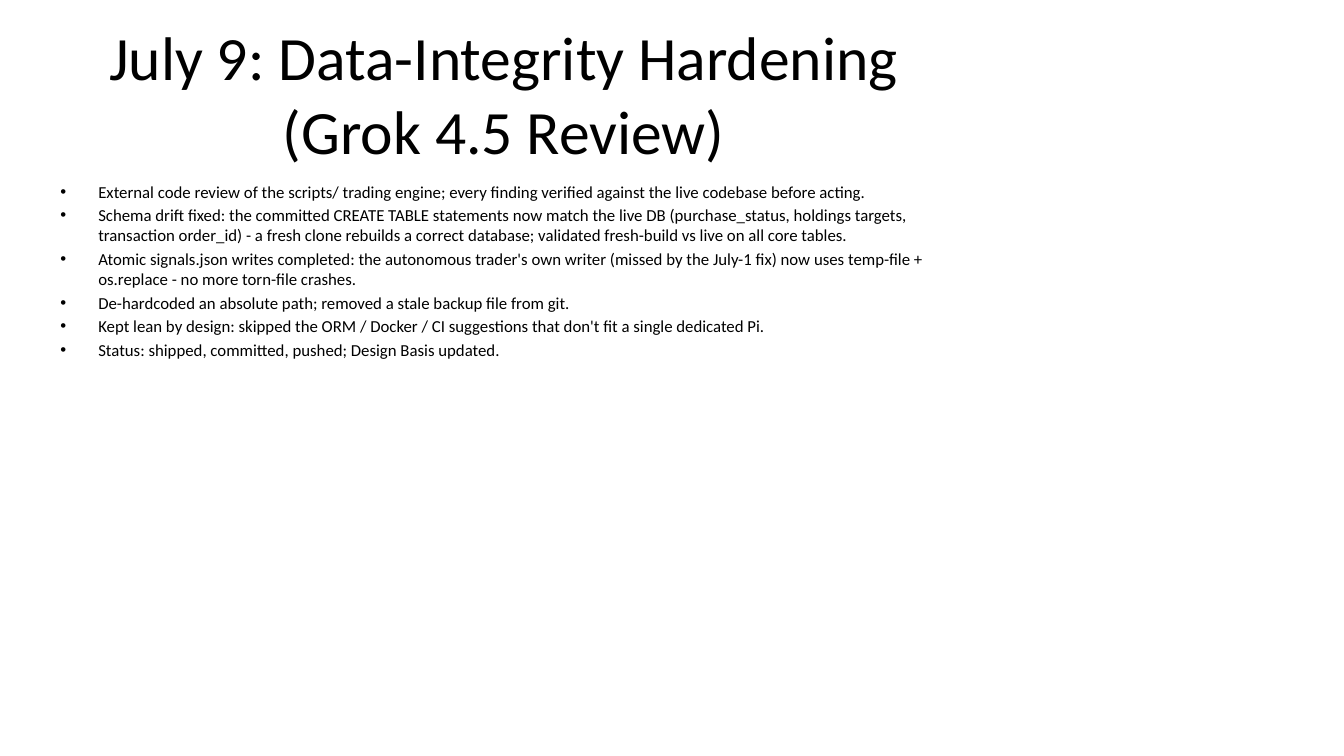
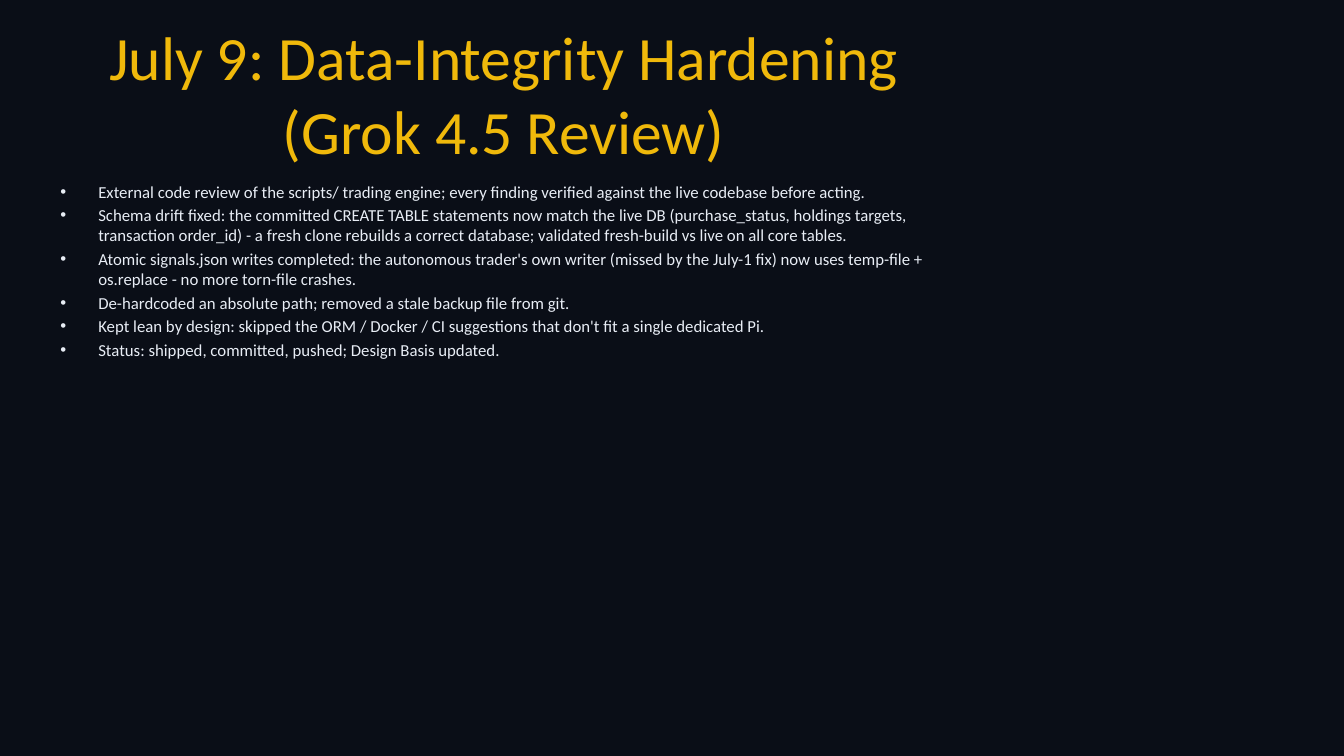
Before and after one commit to cbiggs1-tech/bigclaw-codebase, a slide deck: slide 15 of BigClaw_ShowAndTell.pptx. Drawn at 1344x756 pixels with LibreOffice and Linux fonts; fonts in the diff are those of the drawing. Boxes give left, top, right and bottom in pixels: in the first picture for what was removed or moved away, otherwise in the second. Text is boxed around its words. In the diff, an @@ line names an element or a change of style, - is before the commit and + after.

```diff
--- a/BigClaw_ShowAndTell.pptx
+++ b/BigClaw_ShowAndTell.pptx
@@ background #FFFFFF to #0A0E17 @@
@@ title "July 9: Data-Integrity Hardening (Grok ..." at (x1=109, y1=37, x2=897, y2=163): text colour #000000 to #F0B90B @@
@@ text "External code review of the ..." at (x1=98, y1=186, x2=910, y2=359): text colour #000000 to #E8EDF5 @@
```
Also in this commit, not shown: 8 other slides changed.
